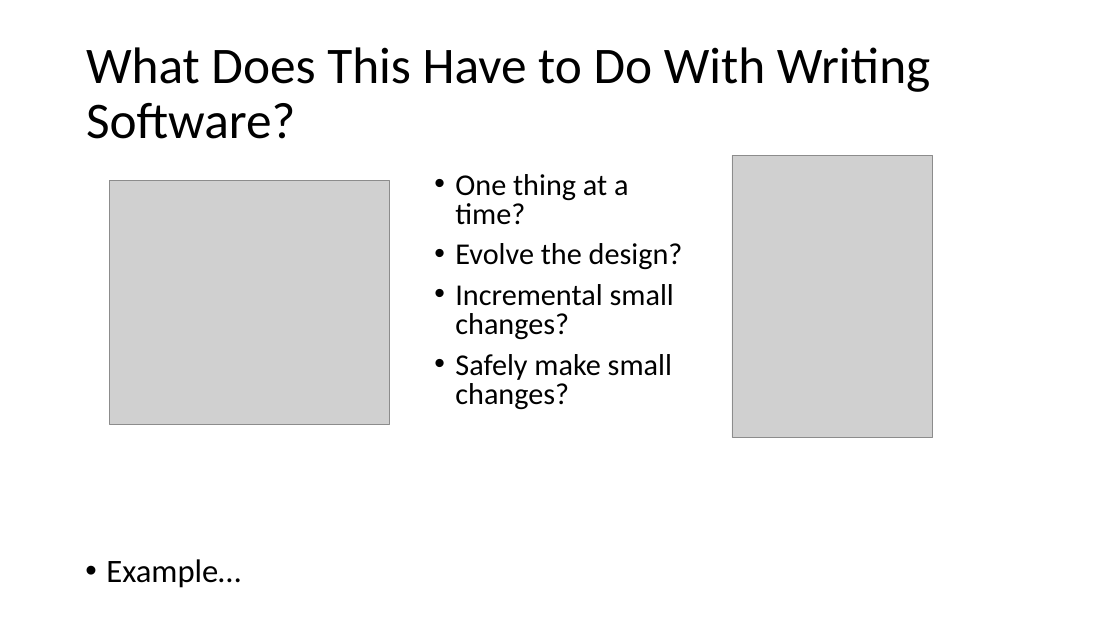
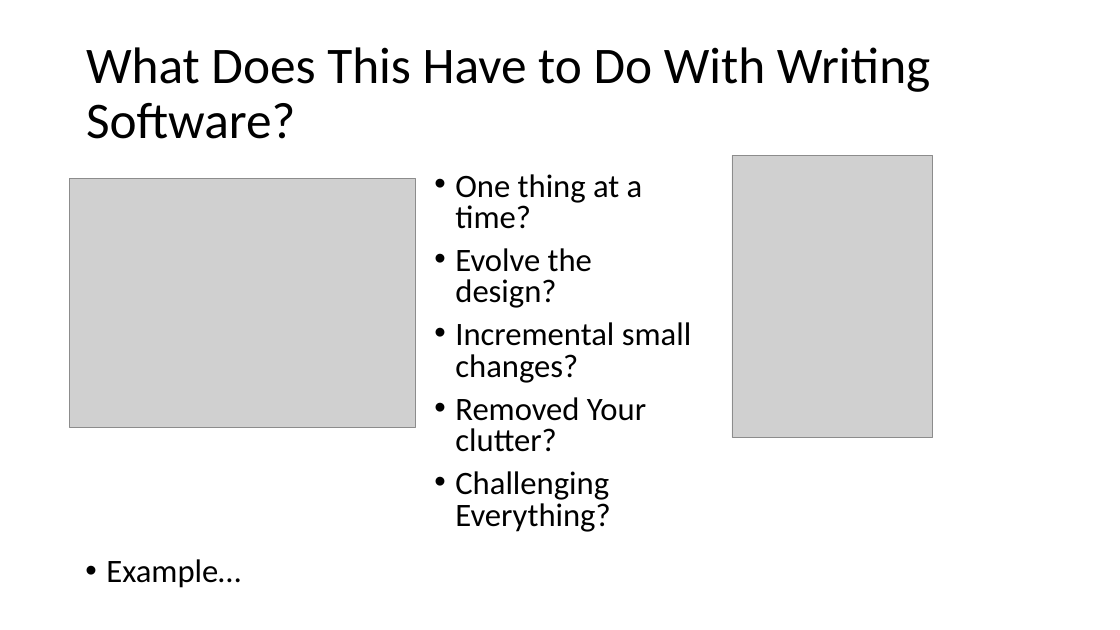
Before and after one commit to jamessdixon/REPL-Driven-Development, a slide deck: slide 13 of REPL-Driven-Development.pptx. Drawn at 1120x630 pixels with LibreOffice and Linux fonts; fonts in the diff are those of the drawing; grey boxes stand for pictures. Boxes give left, top, right and bottom in pixels: in the first picture for what was removed or moved away, otherwise in the second. Text is boxed around its words. In the diff, an @@ line names an element or a change of style, - is before the commit and + after.

```diff
--- a/REPL-Driven-Development.pptx
+++ b/REPL-Driven-Development.pptx
@@ picture: place and size @@
-picture at <box>109,181,390,424</box>
+picture at <box>70,178,415,428</box>
@@ text at <box>455,174,691,383</box>: size 25.9 to 28 pt in "One thing at a time?", "Evolve the design?", "Incremental small changes?" @@
@@ text at <box>455,397,646,532</box>: text changed; size 25.9 to 28 pt @@
-• Safely make small changes?
+• Removed Your clutter?
+• Challenging Everything?
```
Also in this commit, not shown: 8 other slides changed, 24 other files.
